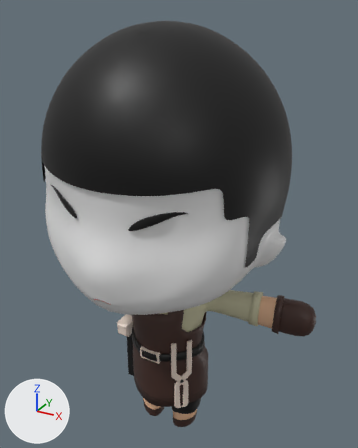
A saved change to the FBX model Assets/ティズ/fbx/鍛冶屋.fbx.
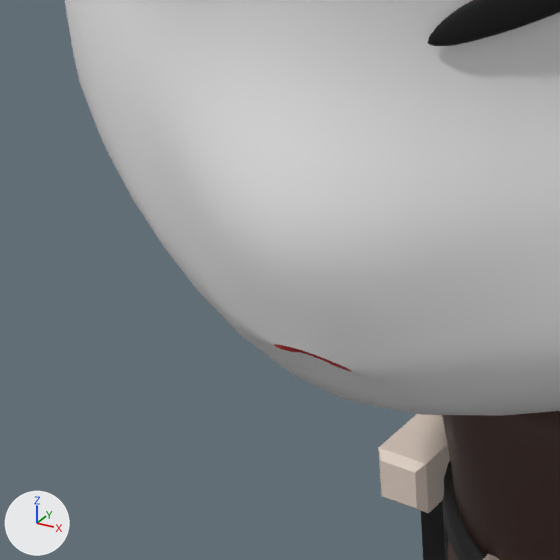
Each version is shown whole from a 50 mm lens placed at (1.628, -2.775, 3.198), pointed at (0.033, 0.124, 1.749), then close up on the part from 9% to 44% of the width and 49% to 78% of the height. Every picture has the same lights, and +X, +Y and +Z are marked at lower left. The first two pictures are the older version.

Names of what the first close-up shows: 'belt', 'best', 'blow', 'face', 'hammer'.
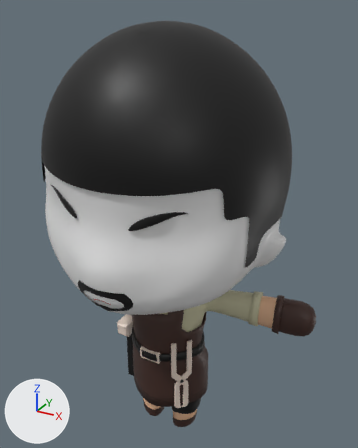
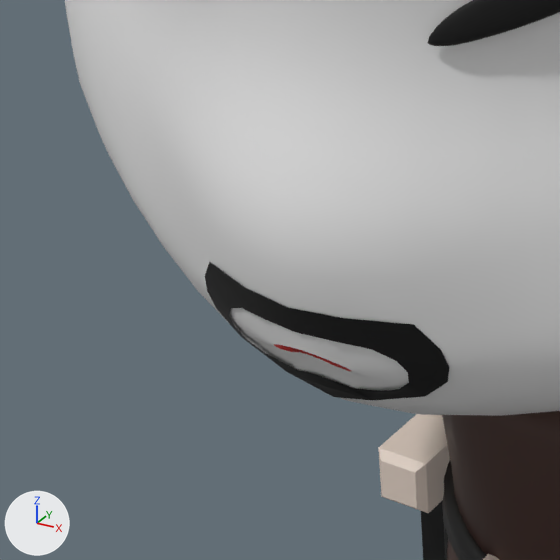
The edits, one by one:
Mesh me_球_004 is new.
It has 38 vertices, 24 faces and spans x -0.203..0.203, y -0.814..-0.731, z 1.491..1.68.
It uses material mat_blow (black #010101).
Object 'ひげ' (ob_ひげ) is new; it shows me_球_004.
Its location is (0.0, 0.0, 0.0).

What differs and where, as boxes (x1, y1, x2, y2) in the close-ups (560 x 560 px):
'ひげ', added (black): after (205, 262, 449, 400)
